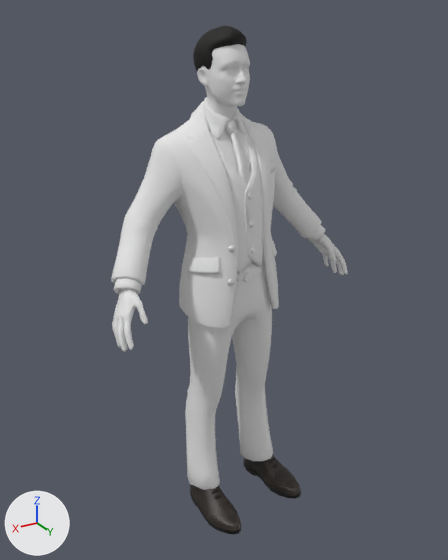
The glTF model models/boy.glb as it was, and as the next commit left it.
The view is the same before and after, from a 50 mm camera at (1.42, -0.09, 2.53) aimed at (0.02, -2.41, 1.36). Arrows for +X, +Y and +Z are at lower left; the lights stay in place. Where no turn or scale is listed for an object, it has been applied to the vertices. Vertices at the same position are counted once.

Script lines for the objects in view, before the commit:
```python
ob_wolf3d_body = bpy.data.objects.new('Wolf3D_Body', me_wolf3d_body)
ob_wolf3d_body.location = (0.06, -2.369, 0.25)
ob_wolf3d_body.rotation_euler = (0.0, 0.0, -3.009)  # degrees (0, 0, -172)
ob_wolf3d_body.scale = (1.18, 1.18, 1.22)
ob_wolf3d_hair = bpy.data.objects.new('Wolf3D_Hair', me_wolf3d_hair)
ob_wolf3d_hair.location = (0.06, -2.369, 0.25)
ob_wolf3d_hair.rotation_euler = (0.0, 0.0, -3.009)  # degrees (0, 0, -172)
ob_wolf3d_hair.scale = (1.18, 1.18, 1.22)
ob_wolf3d_head = bpy.data.objects.new('Wolf3D_Head', me_wolf3d_head)
ob_wolf3d_head.location = (0.06, -2.369, 0.25)
ob_wolf3d_outfit_bottom = bpy.data.objects.new('Wolf3D_Outfit_Bottom', me_wolf3d_outfit_bottom)
ob_wolf3d_outfit_bottom.location = (0.06, -2.369, 0.25)
ob_wolf3d_outfit_bottom.rotation_euler = (0.0, 0.0, -3.009)  # degrees (0, 0, -172)
ob_wolf3d_outfit_bottom.scale = (1.18, 1.18, 1.22)
ob_wolf3d_outfit_footwear = bpy.data.objects.new('Wolf3D_Outfit_Footwear', me_wolf3d_outfit_footwear)
ob_wolf3d_outfit_footwear.location = (0.06, -2.369, 0.25)
ob_wolf3d_outfit_footwear.rotation_euler = (0.0, 0.0, -3.009)  # degrees (0, 0, -172)
ob_wolf3d_outfit_footwear.scale = (1.18, 1.18, 1.22)
ob_wolf3d_outfit_top = bpy.data.objects.new('Wolf3D_Outfit_Top', me_wolf3d_outfit_top)
ob_wolf3d_outfit_top.location = (0.06, -2.369, 0.25)
ob_wolf3d_outfit_top.rotation_euler = (0.0, 0.0, -3.009)  # degrees (0, 0, -172)
ob_wolf3d_outfit_top.scale = (1.18, 1.18, 1.22)
```
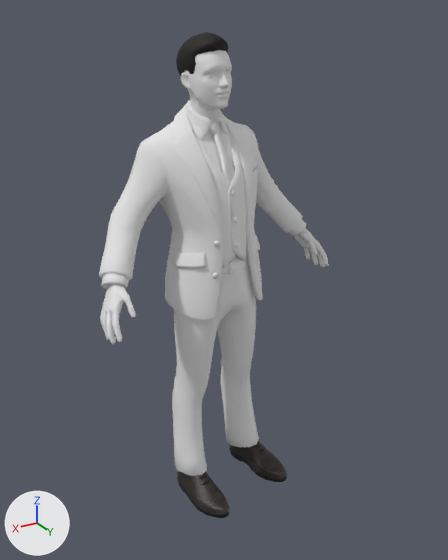
Where the newer file only moved an object's origin or applied its transform, the numbers keep the older frame.

Pixel boxes [x1, y1, x2, y2] of what changed, in the pictures (448 x 560 px):
'Wolf3D_Outfit_Top', moved, turned, rescaled: before [111, 97, 325, 328]; after [99, 100, 306, 320]
'Wolf3D_Outfit_Bottom', moved, turned, rescaled: before [185, 264, 273, 490]; after [172, 258, 259, 476]
'Wolf3D_Outfit_Footwear', moved, turned, rescaled: before [190, 455, 301, 535]; after [177, 441, 287, 518]
'Wolf3D_Head', reshaped: before [197, 44, 250, 118]; after [181, 50, 232, 120]
'Wolf3D_Body', moved, turned, rescaled: before [112, 234, 348, 352]; after [100, 228, 329, 344]
'Wolf3D_Hair', moved, turned, rescaled: before [193, 25, 247, 72]; after [176, 32, 229, 90]

Edits to the bpy script that builds the scene:
```text
Change me_wolf3d_head:
    where me_wolf3d_head.from_pydata(...)  # 2060 vertices, 4094 faces; spans x -0.101..0.125, y -0.092..0.17, z 1.823..2.202
    used by ob_wolf3d_head; location = (0.06, -2.369, 0.25)
    me_wolf3d_head part 1: the whole mesh is multiplied about its middle by the matrix ((1.05, -0.043, 0.0), (0.043, 1.05, 0.0), (0.0, 0.0, 1.02)), then moved by (-0.038, -0.208, -0.034)
Change ob_wolf3d_body:
    ob_wolf3d_body.location: (0.06, -2.369, 0.25) -> (0.023, -2.58, 0.175)
    ob_wolf3d_body.rotation_euler: (0.0, 0.0, -3.009) -> (0.0, 0.0, -2.968)  # degrees (0, 0, -172) -> degrees (0, 0, -170)
    ob_wolf3d_body.scale: (1.18, 1.18, 1.22) -> (1.24, 1.24, 1.24)
Change ob_wolf3d_hair:
    ob_wolf3d_hair.location: (0.06, -2.369, 0.25) -> (0.023, -2.58, 0.175)
    ob_wolf3d_hair.rotation_euler: (0.0, 0.0, -3.009) -> (0.0, 0.0, -2.968)  # degrees (0, 0, -172) -> degrees (0, 0, -170)
    ob_wolf3d_hair.scale: (1.18, 1.18, 1.22) -> (1.24, 1.24, 1.24)
Change ob_wolf3d_outfit_bottom:
    ob_wolf3d_outfit_bottom.location: (0.06, -2.369, 0.25) -> (0.023, -2.58, 0.175)
    ob_wolf3d_outfit_bottom.rotation_euler: (0.0, 0.0, -3.009) -> (0.0, 0.0, -2.968)  # degrees (0, 0, -172) -> degrees (0, 0, -170)
    ob_wolf3d_outfit_bottom.scale: (1.18, 1.18, 1.22) -> (1.24, 1.24, 1.24)
Change ob_wolf3d_outfit_footwear:
    ob_wolf3d_outfit_footwear.location: (0.06, -2.369, 0.25) -> (0.023, -2.58, 0.175)
    ob_wolf3d_outfit_footwear.rotation_euler: (0.0, 0.0, -3.009) -> (0.0, 0.0, -2.968)  # degrees (0, 0, -172) -> degrees (0, 0, -170)
    ob_wolf3d_outfit_footwear.scale: (1.18, 1.18, 1.22) -> (1.24, 1.24, 1.24)
Change ob_wolf3d_outfit_top:
    ob_wolf3d_outfit_top.location: (0.06, -2.369, 0.25) -> (0.023, -2.58, 0.175)
    ob_wolf3d_outfit_top.rotation_euler: (0.0, 0.0, -3.009) -> (0.0, 0.0, -2.968)  # degrees (0, 0, -172) -> degrees (0, 0, -170)
    ob_wolf3d_outfit_top.scale: (1.18, 1.18, 1.22) -> (1.24, 1.24, 1.24)
```
